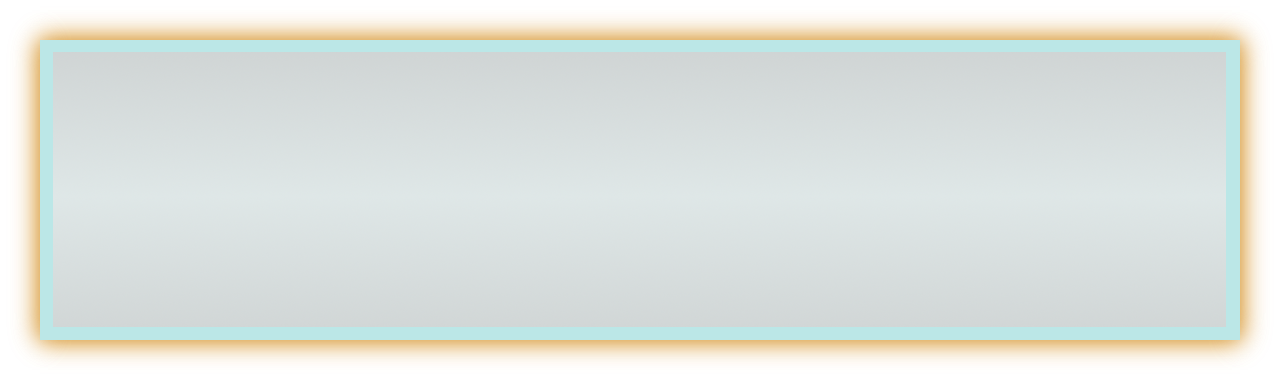
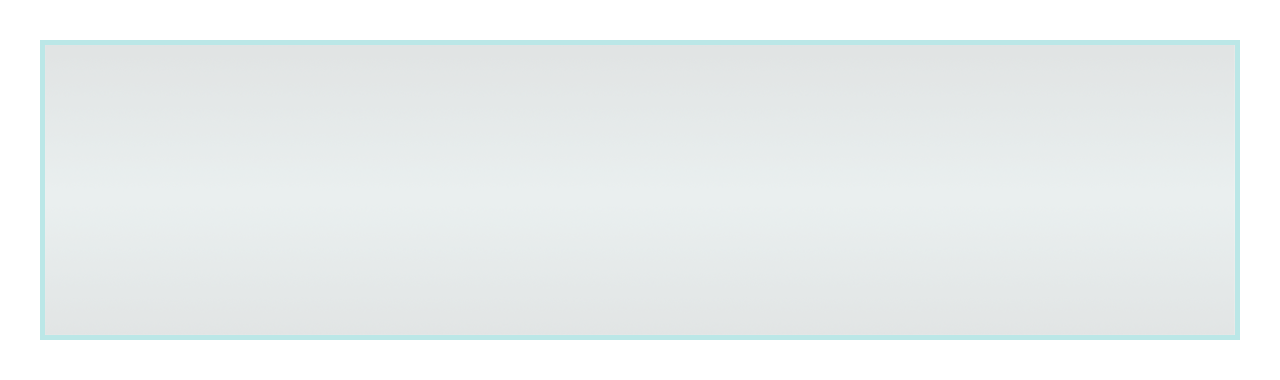
Layer changes from the first 1280×380 image to the second:
renamed "Drop Shadow 복사 #1" to "변형", opacity 46% → 100%, moved it above "레이어", painted on it over [left=10, top=10, right=1270, bottom=370]
removed layer "Drop Shadow 복사" (was 46%) over [left=10, top=10, right=1270, bottom=370]
removed layer "Drop Shadow" (was 46%) over [left=10, top=10, right=1270, bottom=370]
painted on "레이어" over [left=45, top=45, right=1235, bottom=335]
